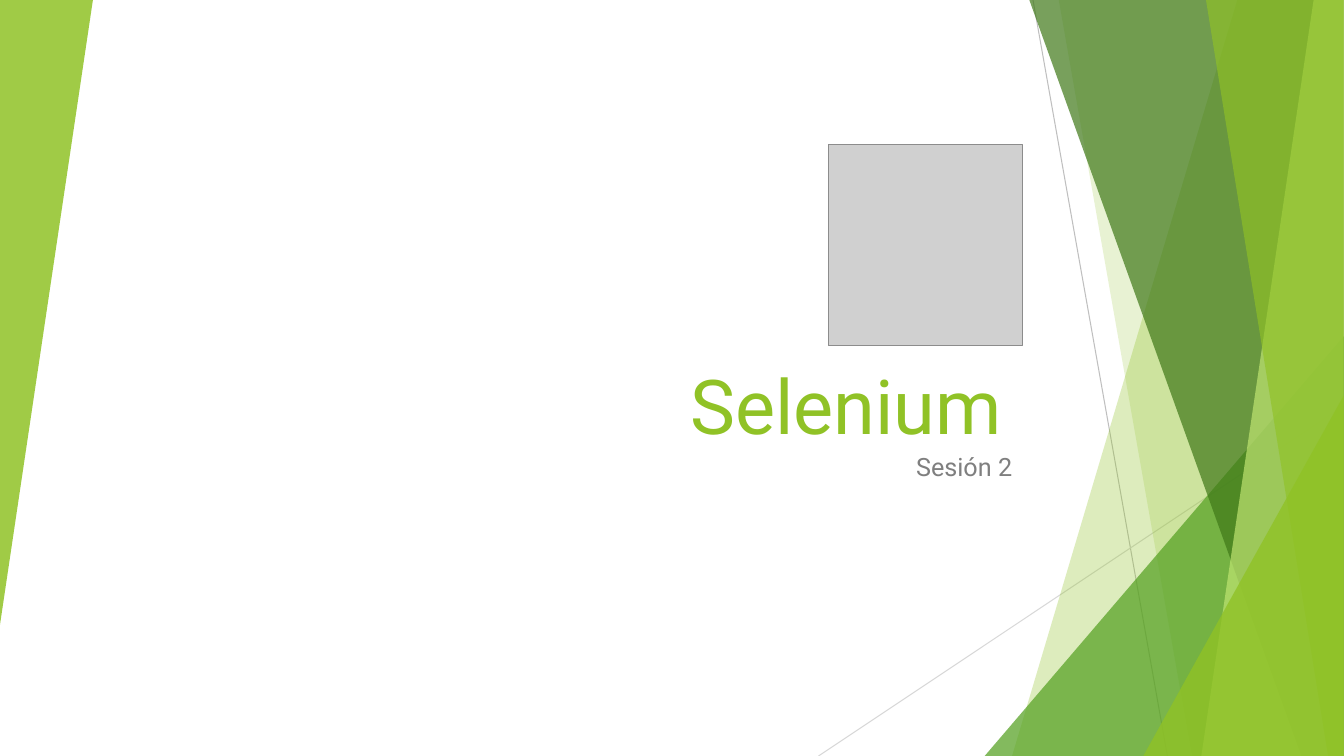
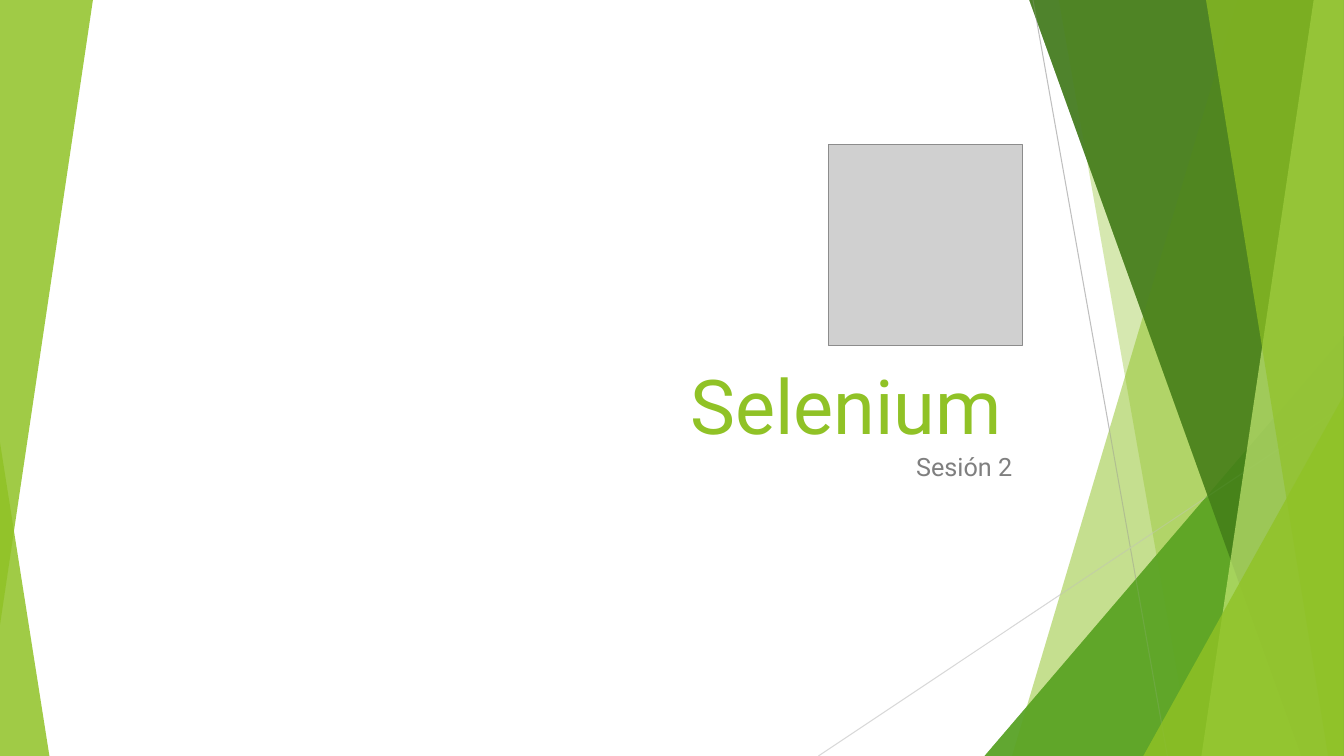
Before and after one commit to jomarnavarro/basicJava, a slide deck: slide 1 of slides/Selenium, module 2b.pptx. Drawn at 1344x756 pixels with LibreOffice and Linux fonts; fonts in the diff are those of the drawing; grey boxes stand for pictures. Boxes give left, top, right and bottom in pixels: in the first picture for what was removed or moved away, otherwise in the second. Text is boxed around its words. In the diff, an @@ line names an element or a change of style, - is before the commit and + after.

```diff
--- a/slides/Selenium, module 2b.pptx
+++ b/slides/Selenium, module 2b.pptx
@@ line removed from (1033, 0) to (1168, 756) @@
@@ freeform shape at [1059, 0, 1344, 756]: outline redrawn @@
@@ line removed from (1344, 406) to (819, 756) @@
@@ group added at [819, 0, 1344, 756]: 7 freeform shapes, 2 triangles @@
@@ triangle added at [0, 443, 49, 756], fill #90C226 at 85% opacity @@
```
Also in this commit, not shown: 20 other slides changed, 2 slides added, 1 slide removed, 33 other files.
